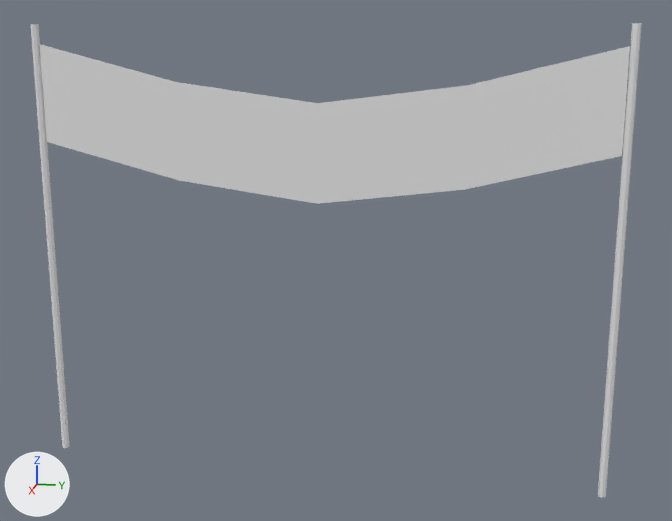
The FBX model Assets/Models/Banner.fbx as it was, and as the next commit left it.
Camera for both pictures: a 50 mm lens placed at (18.14, 4.01, 6.24), pointed at (-0.07, 0.37, 1.69). The axes (+X, +Y, +Z) are drawn at lower left. The lights are the same throughout. Where no turn or scale is listed for an object, it has been applied to the vertices.
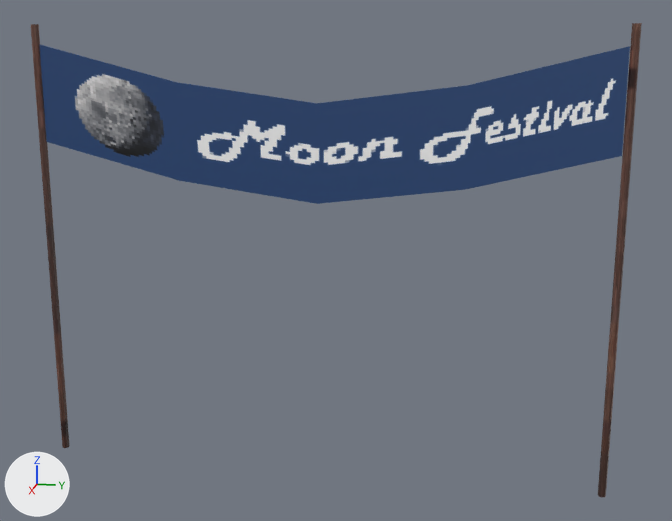
Pixel boxes [x1, y1, x2, y2] of what changed, in the pictures (672 x 521 px):
'Cube', surface changed (grey to blue): [39, 44, 630, 204] in both
'Cylinder.001', surface changed, recoloured (grey to brown): [598, 23, 642, 497] in both
'Cylinder', surface changed (grey to brown): [31, 24, 70, 448] in both

The edits, one by one:
Picture 'texture_banner.png' (img_texture_banner_png) is new.
In material 'Material' (mat_material), base_color is no longer (0.8, 0.8, 0.8), white #e7e7e7.
In material 'Material' (mat_material), texture is now set to img_texture_banner_png.
me_cylinder_001 has 16 vertices, 10 faces and spans x -1.0..1.0, y -1.0..1.0, z -1.0..1.0.
me_cylinder_001 is used by ob_cylinder_001; location (0.0, 5.93, 1.7); rotation (0.0, 0.0, -3.142), in degrees (0, 0, -180); scale (-0.0813, -0.0813, -4.69).
me_cylinder_001 part 2: texture (UV) coordinates of 10 of 10 faces, centred in x -0.85..0.85, y -0.85..0.85, z -1.0..1.0, changed; they spanned u 0.0..1.0, v 0.01..1.0 and now span u 0.28..0.72, v 0.09..0.53.
me_cylinder_001 now uses material mat_material (picture img_texture_banner_png).
me_cube has 20 vertices, 18 faces and spans x -0.02..0.02, y -5.84..5.84, z -2.12..1.0.
me_cube is used by ob_cube; location (0.0, 0.0, 4.99).
me_cube part 1: texture (UV) coordinates of 18 of 18 faces, centred in x -0.02..0.02, y -5.84..5.84, z -1.92..0.63, changed; they spanned u 0.12..0.88, v 0.0..1.0 and now span u 0.05..0.95, v 0.58..0.91.
